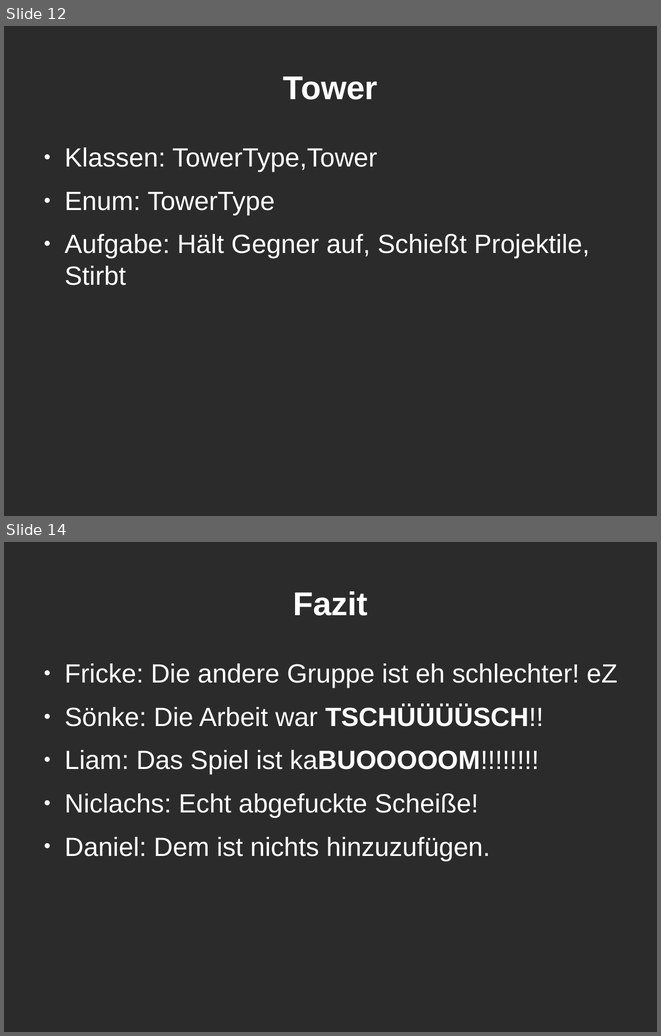
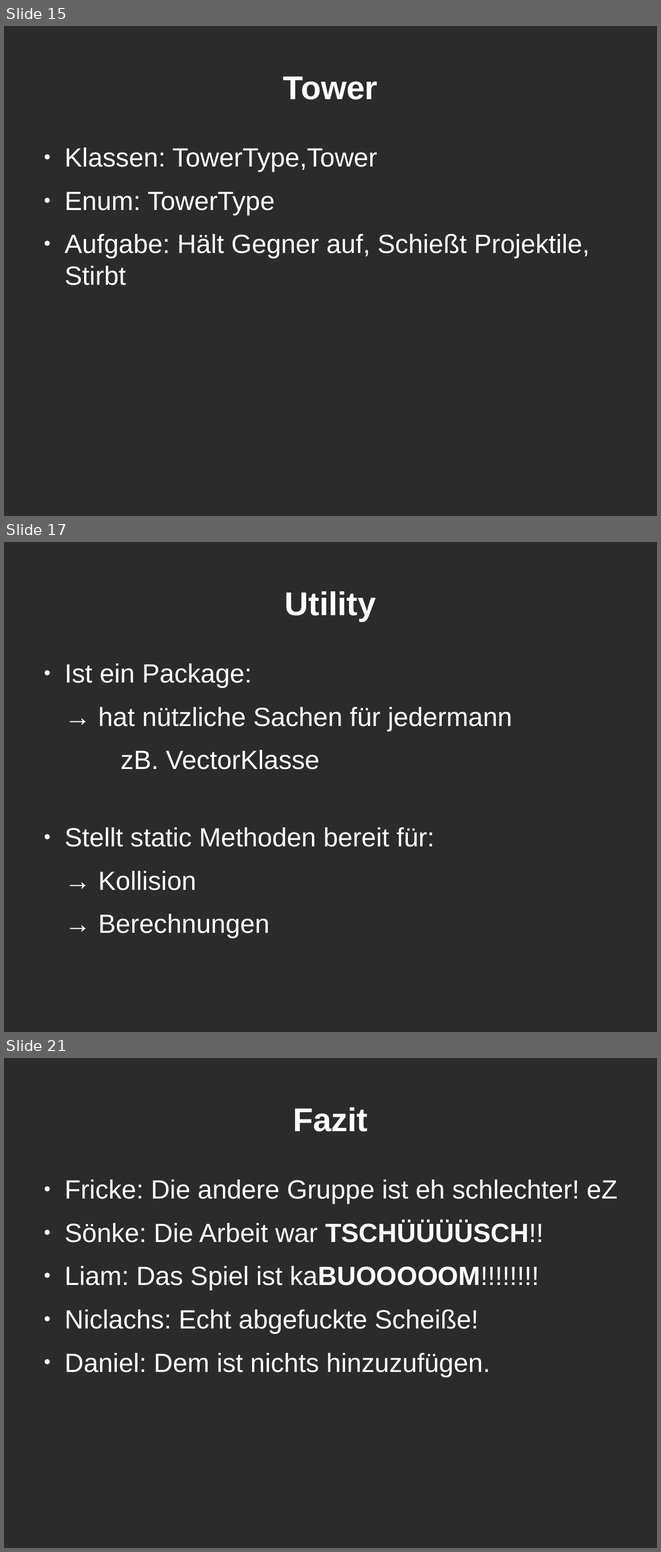
Before and after one commit to Leo1998/Kabuom, a slide deck: projektpräsentation.odp. Shown one above the other, each under a label of ours: slides 12 and 14 before the commit, slides 15, 17 and 21 after it; the slides between them are not shown. The pictures are 661x1036 and 661x1552 pixels, drawn with LibreOffice and Linux fonts; fonts in the diff are those of the drawing; background and template pictures are left out; a plain dark background stands for a picture behind light text. Boxes give left, top, right and bottom in pixels: in the first picture for what was removed or moved away, otherwise in the second. Text is boxed around its words. In the diff, an @@ line names an element or a change of style, - is before the commit and + after.

```diff
--- a/projektpräsentation.odp
+++ b/projektpräsentation.odp
@@ slide 17 added at [4,542,657,1032], background picture (left out) @@
@@ title added at [285,591,376,622], 40 pt, text #FFFFFF, bold @@
+Utility
@@ text added at [64,663,512,938], 32 pt, text #FFFFFF @@
+● Ist ein Package:
+→ hat nützliche Sachen für jedermann
+    zB. VectorKlasse
+● Stellt static Methoden bereit für:
+→ Kollision
+→ Berechnungen
@@ what was slide 12 is now slide 15 @@
@@ what was slide 14 is now slide 21 @@
```
Also in this commit, not shown: 1 slide changed, 8 other slides added, 2 slides removed, 6 other files.
